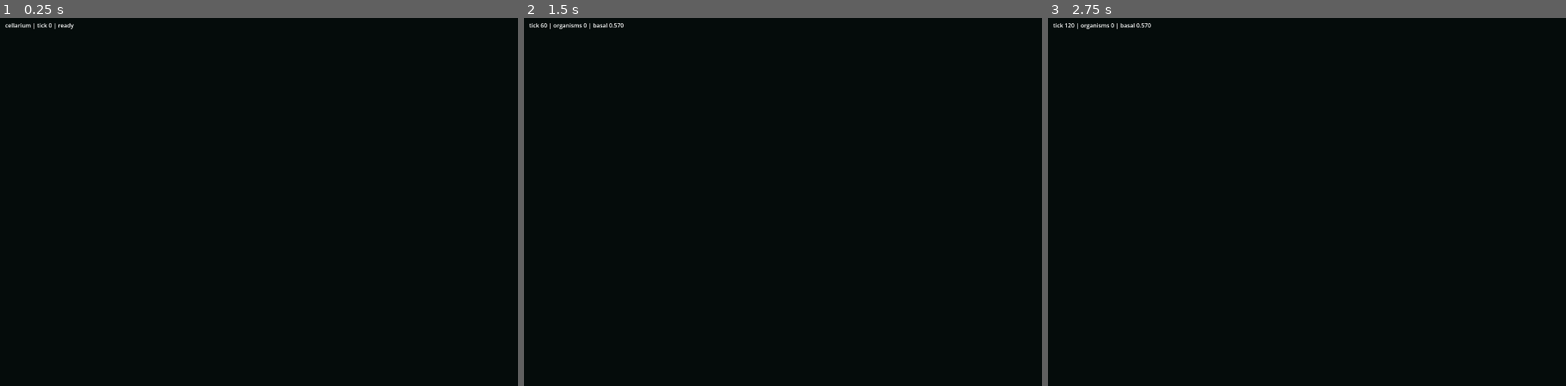
Above: before the commit, frames 1-3 (left to right).
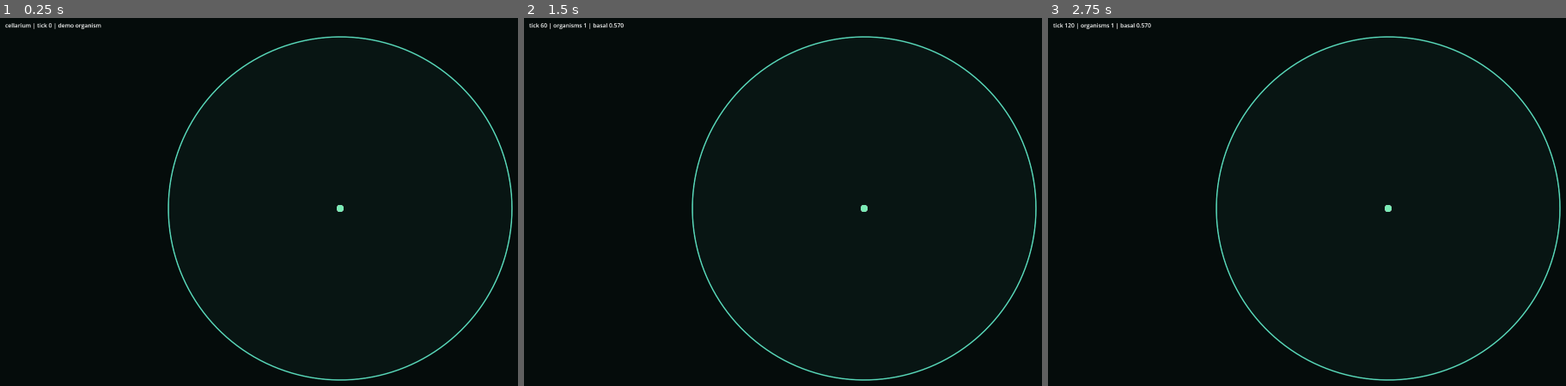
Above: after the commit, the same moments.

Repository: Oatol/cellarium
Game: Godot game, scene res://scenes/main.tscn
Same seed, same stepped clock (60 frames per second), same inputs: the game is played once before the commit and once after it.
Inputs:
- Up to frame 1 (0.25 s): no input
- Up to frame 2 (1.5 s): tap Enter at 0.5 s; tap Space at 1.25 s
- Up to frame 3 (2.75 s): tap Enter at 2 s

The runs differ from the first frame. In frame 1, 1.2% of the frame differs, in the area x 11-100%, y 1-99%; in frame 2, 1.1%; in frame 3, 1.1%.

Commit message:
feat: render cells and seed demo organism

Diff:
--- a/godot/cellarium-release/scenes/main.tscn
+++ b/godot/cellarium-release/scenes/main.tscn
@@ -5,11 +5,16 @@
 [ext_resource type="Script" uid="uid://u46s1pn85gl4" path="res://scripts/core/command/CommandBus.gd" id="3_o6xl0"]
 [ext_resource type="Script" uid="uid://b5wv86xpn12a2" path="res://scripts/system/EnvironmentManager.gd" id="4_tipki"]
 [ext_resource type="Script" uid="uid://dclhvddlnxfbs" path="res://scripts/system/OrganismManager.gd" id="5_85g3d"]
+[ext_resource type="Script" path="res://scripts/rendering/CellariumView.gd" id="6_view"]
 
 [node name="Main" type="Node2D" unique_id=201441505]
 script = ExtResource("1_tbgi4")
 
 [node name="DishView" type="Node2D" parent="." unique_id=1634128869]
+script = ExtResource("6_view")
+dish_center = Vector2(250, 250)
+dish_radius = 240.0
+cell_radius = 5.0
 
 [node name="DishFill" type="Polygon2D" parent="DishView" unique_id=226365568]
 
@@ -43,7 +48,7 @@
 dish_center = Vector2(250, 250)
 dish_radius = 240.0
 boundary_normal_damping = 0.5
-cell_radius = 1.0
+cell_radius = 4.0
 base_metabolic_cost = 0.001
 default_transfer_rate = 0.0
 
--- a/godot/cellarium-release/scripts/Main.gd
+++ b/godot/cellarium-release/scripts/Main.gd
@@ -7,12 +7,15 @@
 @export var environment_path: NodePath = ^"Simulation/EnvironmentManager"
 @export var organism_manager_path: NodePath = ^"Simulation/OrganismManager"
 @export var status_label_path: NodePath = ^"UI/HUD/StatusBar"
+@export var dish_view_path: NodePath = ^"DishView"
+@export var create_demo_organism: bool = true
 
 var tick_core: Node = null
 var command_bus: Node = null
 var environment_manager: Node = null
 var organism_manager: Node = null
 var status_label: Label = null
+var dish_view: Node2D = null
 var executed_commands: int = 0
 
 func _ready() -> void:
@@ -21,12 +24,20 @@
 	environment_manager = get_node_or_null(environment_path)
 	organism_manager = get_node_or_null(organism_manager_path)
 	status_label = get_node_or_null(status_label_path) as Label
+	dish_view = get_node_or_null(dish_view_path) as Node2D
 	var on_tick: Callable = Callable(self, "_on_tick_advanced")
 	if tick_core != null and tick_core.has_signal("tick_advanced") and not tick_core.is_connected("tick_advanced", on_tick):
 		tick_core.connect("tick_advanced", on_tick)
 	var on_cmd: Callable = Callable(self, "_on_command_executed")
 	if command_bus != null and command_bus.has_signal("command_executed") and not command_bus.is_connected("command_executed", on_cmd):
 		command_bus.connect("command_executed", on_cmd)
+	if create_demo_organism and organism_manager != null and int(organism_manager.call("get_organism_count")) == 0:
+		var genome: RefCounted = load("res://scripts/core/data/Genome.gd").new() as RefCounted
+		genome.set("traits", PackedByteArray([0, 0, 0, 0, 0, 0, 0, 0]))
+		genome.call("set_development_program", [])
+		var org_id: int = int(organism_manager.call("register_zygote", 0, 0, -1, genome, Vector2(250, 250), 0.8, 0))
+		if org_id >= 0 and status_label != null:
+			status_label.text = "cellarium | tick 0 | demo organism"
 	print("[cellarium] boot ok basal_autonomy=", get_basal_autonomy())
 
 func get_basal_autonomy() -> float:
--- /dev/null
+++ b/godot/cellarium-release/scripts/rendering/CellariumView.gd
@@ -0,0 +1,43 @@
+extends Node2D
+## Renders the dish, live cells and structural links from OrganismManager state.
+
+@export var organism_manager_path: NodePath = ^"../Simulation/OrganismManager"
+@export var dish_center: Vector2 = Vector2(250, 250)
+@export var dish_radius: float = 240.0
+@export var cell_radius: float = 1.0
+
+var organism_manager: Node = null
+
+func _ready() -> void:
+	organism_manager = get_node_or_null(organism_manager_path)
+
+func _process(_delta: float) -> void:
+	queue_redraw()
+
+func _draw() -> void:
+	draw_circle(dish_center, dish_radius, Color("#081513"))
+	draw_arc(dish_center, dish_radius, 0.0, TAU, 160, Color("#5ce0c0"), 1.5, true)
+	if organism_manager == null:
+		return
+	var cells: RefCounted = organism_manager.get("cells") as RefCounted
+	if cells == null:
+		return
+	var alive: PackedByteArray = cells.get("cell_alive")
+	var org_ids: PackedInt32Array = cells.get("cell_org_id")
+	var pos_x: PackedFloat32Array = cells.get("cell_pos_x")
+	var pos_y: PackedFloat32Array = cells.get("cell_pos_y")
+	var link_a: PackedInt32Array = cells.get("link_cell_a")
+	var link_b: PackedInt32Array = cells.get("link_cell_b")
+	for link_index in range(link_a.size()):
+		var a: int = link_a[link_index]
+		var b: int = link_b[link_index]
+		if a < 0 or b < 0 or a >= alive.size() or b >= alive.size() or alive[a] == 0 or alive[b] == 0:
+			continue
+		draw_line(Vector2(pos_x[a], pos_y[a]), Vector2(pos_x[b], pos_y[b]), Color("#79a89b"), 0.8, true)
+	for cell_index in range(alive.size()):
+		if alive[cell_index] == 0:
+			continue
+		var hue: float = fposmod(float(org_ids[cell_index]) * 0.173 + 0.42, 1.0)
+		var color: Color = Color.from_hsv(hue, 0.48, 0.92)
+		draw_circle(Vector2(pos_x[cell_index], pos_y[cell_index]), cell_radius, color)
+		draw_arc(Vector2(pos_x[cell_index], pos_y[cell_index]), cell_radius, 0.0, TAU, 24, Color("#d5eee7"), 0.35, true)
--- a/godot/cellarium-release/tools/SmokeTest.gd
+++ b/godot/cellarium-release/tools/SmokeTest.gd
@@ -18,6 +18,7 @@
 	"res://scripts/system/OrganismManager.gd",
 	"res://scripts/system/CellPhysics.gd",
 	"res://scripts/system/CellMetabolism.gd",
+	"res://scripts/rendering/CellariumView.gd",
 ]
 
 func _initialize() -> void:
@@ -36,7 +37,8 @@
 		failures += 1
 	else:
 		print("SmokeTest: OK res://scenes/main.tscn")
-	if not await _check_tick_divide_route():
+	var tick_route_ok: bool = await _check_tick_divide_route()
+	if not tick_route_ok:
 		failures += 1
 	if not _check_cell_physics():
 		failures += 1
@@ -45,6 +47,9 @@
 	if not _check_collision_resolution():
 		failures += 1
 	if not _check_phase_two_tick_integration():
+		failures += 1
+	var scene_visualization_ok: bool = await _check_scene_visualization()
+	if not scene_visualization_ok:
 		failures += 1
 	if not _check_spatial_hash():
 		failures += 1
@@ -68,8 +73,11 @@
 	if scene == null:
 		return false
 	var instance: Node = scene.instantiate()
+	instance.set("create_demo_organism", false)
 	root.add_child(instance)
 	await process_frame
+	var tick_core: Node = instance.get_node("Simulation/TickCore")
+	tick_core.set("running", false)
 	var bus: Node = instance.get_node("Simulation/CommandBus")
 	var manager: Node = instance.get_node("Simulation/OrganismManager")
 	var genome_script: Script = load("res://scripts/core/data/Genome.gd") as Script
@@ -236,6 +244,25 @@
 	print("SmokeTest: OK phase-two tick integration / physics / metabolism / reclamation")
 	return true
 
+func _check_scene_visualization() -> bool:
+	var scene: PackedScene = load("res://scenes/main.tscn") as PackedScene
+	if scene == null:
+		return false
+	var instance: Node = scene.instantiate()
+	root.add_child(instance)
+	await process_frame
+	var manager: Node = instance.get_node("Simulation/OrganismManager")
+	var view: Node2D = instance.get_node("DishView") as Node2D
+	var cells: RefCounted = manager.get("cells") as RefCounted
+	if int(manager.call("get_organism_count")) != 1 or int(cells.call("size")) != 1 or view.get_script() == null:
+		push_error("SmokeTest: main scene must create and render a demonstration organism")
+		instance.queue_free()
+		return false
+	instance.queue_free()
+	await process_frame
+	print("SmokeTest: OK main scene demo organism / renderer binding")
+	return true
+
 func _check_spatial_hash() -> bool:
 	var cells: RefCounted = load("res://scripts/core/data/CellArray.gd").new() as RefCounted
 	var physics: Script = load("res://scripts/system/CellPhysics.gd") as Script
